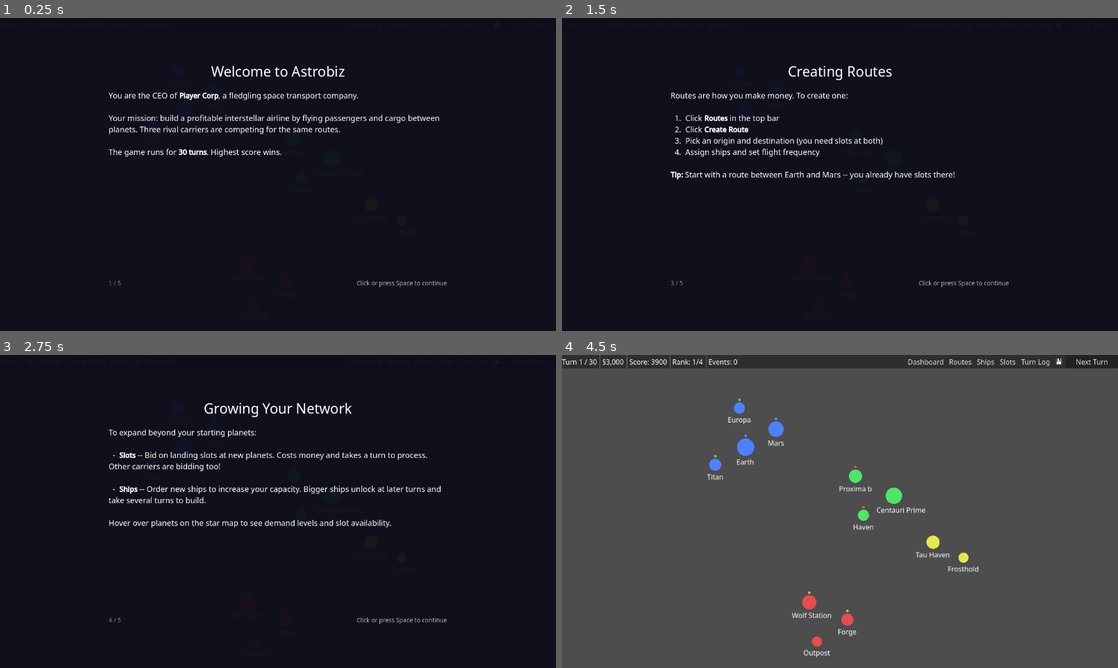
Above: before the commit, frames 1-4 (two rows, left to right).
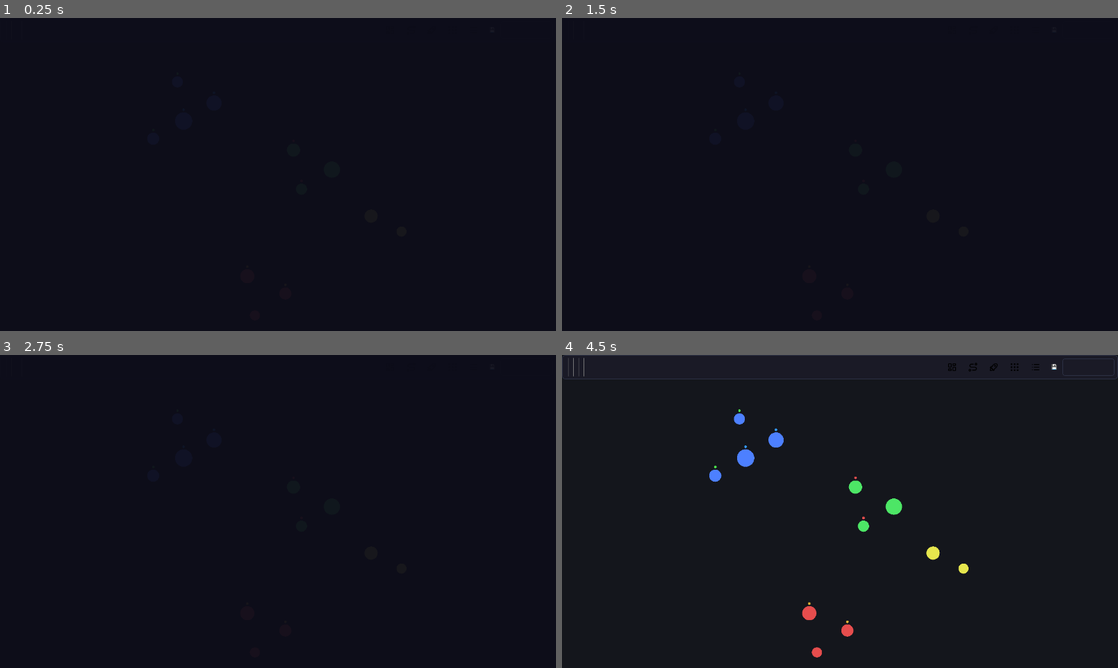
Above: after the commit, the same moments.

Repository: upta/gamedev-tv-jam-2026
Game: Godot game, scene res://bootstrap/app_root.tscn
Same seed, same stepped clock (60 frames per second), same inputs: the game is played once before the commit and once after it.
Inputs:
- Up to frame 1 (0.25 s): no input
- Up to frame 2 (1.5 s): click "Dashboard" at 0.5 s; click "Routes" at 1.25 s
- Up to frame 3 (2.75 s): click "Ships" at 2 s
- Up to frame 4 (4.5 s): click "Slots" at 2.75 s; click "Turn Log" at 3.5 s; click "Start Playing" at 4.25 s

The runs differ from the first frame. In frame 1, 2.1% of the frame differs, in the area x 19-81%, y 15-86%; in frame 2, 2.1%; in frame 3, 2.6%; in frame 4, 96%, in the area x 0-100%, y 0-100%.

Commit message:
feat(ui): implement space control room theme with custom fonts and icons
- Set background clear color to #14161C for dark space aesthetic
- Add Inter (body/data) and Space Grotesk (headings) fonts from GitHub
- Create ThemeBuilder utility class with comprehensive color palette and widget styles
- Apply theme globally in main.gd _ready()
- Add Tabler Icons (MIT) for toolbar buttons (dashboard, routes, ships, slots, turn_log)
- Update star_map hover panel to use ThemeBuilder colors
- Update project.godot to use Inter as default font

Game jam polish pass - high impact visual upgrade.

Co-authored-by: Copilot <223556219+Copilot@users.noreply.github.com>

Diff:
--- /dev/null
+++ b/src/assets/icons/grid-dots.svg
@@ -0,0 +1,27 @@
+<!--
+tags: [network, pattern, layout, grid, dots, control, operation, function, interface, management]
+category: System
+version: "1.0"
+unicode: "eaba"
+-->
+<svg
+  xmlns="http://www.w3.org/2000/svg"
+  width="24"
+  height="24"
+  viewBox="0 0 24 24"
+  fill="none"
+  stroke="currentColor"
+  stroke-width="2"
+  stroke-linecap="round"
+  stroke-linejoin="round"
+>
+  <path d="M4 5a1 1 0 1 0 2 0a1 1 0 1 0 -2 0" />
+  <path d="M11 5a1 1 0 1 0 2 0a1 1 0 1 0 -2 0" />
+  <path d="M18 5a1 1 0 1 0 2 0a1 1 0 1 0 -2 0" />
+  <path d="M4 12a1 1 0 1 0 2 0a1 1 0 1 0 -2 0" />
+  <path d="M11 12a1 1 0 1 0 2 0a1 1 0 1 0 -2 0" />
+  <path d="M18 12a1 1 0 1 0 2 0a1 1 0 1 0 -2 0" />
+  <path d="M4 19a1 1 0 1 0 2 0a1 1 0 1 0 -2 0" />
+  <path d="M11 19a1 1 0 1 0 2 0a1 1 0 1 0 -2 0" />
+  <path d="M18 19a1 1 0 1 0 2 0a1 1 0 1 0 -2 0" />
+</svg>
--- /dev/null
+++ b/src/assets/icons/layout-dashboard.svg
@@ -0,0 +1,22 @@
+<!--
+tags: [grid, view, display, page, masonry, layout, dashboard, creative, artistic, visual]
+category: Design
+version: "1.55"
+unicode: "f02c"
+-->
+<svg
+  xmlns="http://www.w3.org/2000/svg"
+  width="24"
+  height="24"
+  viewBox="0 0 24 24"
+  fill="none"
+  stroke="currentColor"
+  stroke-width="2"
+  stroke-linecap="round"
+  stroke-linejoin="round"
+>
+  <path d="M5 4h4a1 1 0 0 1 1 1v6a1 1 0 0 1 -1 1h-4a1 1 0 0 1 -1 -1v-6a1 1 0 0 1 1 -1" />
+  <path d="M5 16h4a1 1 0 0 1 1 1v2a1 1 0 0 1 -1 1h-4a1 1 0 0 1 -1 -1v-2a1 1 0 0 1 1 -1" />
+  <path d="M15 12h4a1 1 0 0 1 1 1v6a1 1 0 0 1 -1 1h-4a1 1 0 0 1 -1 -1v-6a1 1 0 0 1 1 -1" />
+  <path d="M15 4h4a1 1 0 0 1 1 1v2a1 1 0 0 1 -1 1h-4a1 1 0 0 1 -1 -1v-2a1 1 0 0 1 1 -1" />
+</svg>
--- /dev/null
+++ b/src/assets/icons/list.svg
@@ -0,0 +1,24 @@
+<!--
+tags: [task, unordered, bullets, agenda, shopping, list, typography, writing, font, character]
+category: Text
+version: "1.2"
+unicode: "eb6b"
+-->
+<svg
+  xmlns="http://www.w3.org/2000/svg"
+  width="24"
+  height="24"
+  viewBox="0 0 24 24"
+  fill="none"
+  stroke="currentColor"
+  stroke-width="2"
+  stroke-linecap="round"
+  stroke-linejoin="round"
+>
+  <path d="M9 6l11 0" />
+  <path d="M9 12l11 0" />
+  <path d="M9 18l11 0" />
+  <path d="M5 6l0 .01" />
+  <path d="M5 12l0 .01" />
+  <path d="M5 18l0 .01" />
+</svg>
--- /dev/null
+++ b/src/assets/icons/rocket.svg
@@ -0,0 +1,21 @@
+<!--
+tags: [universe, galaxy, space, journey, discover, extraterrestrial, spaceship, rocket, location, navigation]
+category: Map
+version: "1.11"
+unicode: "ec45"
+-->
+<svg
+  xmlns="http://www.w3.org/2000/svg"
+  width="24"
+  height="24"
+  viewBox="0 0 24 24"
+  fill="none"
+  stroke="currentColor"
+  stroke-width="2"
+  stroke-linecap="round"
+  stroke-linejoin="round"
+>
+  <path d="M4 13a8 8 0 0 1 7 7a6 6 0 0 0 3 -5a9 9 0 0 0 6 -8a3 3 0 0 0 -3 -3a9 9 0 0 0 -8 6a6 6 0 0 0 -5 3" />
+  <path d="M7 14a6 6 0 0 0 -3 6a6 6 0 0 0 6 -3" />
+  <path d="M14 9a1 1 0 1 0 2 0a1 1 0 1 0 -2 0" />
+</svg>
--- /dev/null
+++ b/src/assets/icons/route.svg
@@ -0,0 +1,21 @@
+<!--
+tags: [path, journey, direction, trail, navigate, travel, way, road, travel-route, route-way]
+category: Map
+version: "1.0"
+unicode: "eb17"
+-->
+<svg
+  xmlns="http://www.w3.org/2000/svg"
+  width="24"
+  height="24"
+  viewBox="0 0 24 24"
+  fill="none"
+  stroke="currentColor"
+  stroke-width="2"
+  stroke-linecap="round"
+  stroke-linejoin="round"
+>
+  <path d="M3 19a2 2 0 1 0 4 0a2 2 0 0 0 -4 0" />
+  <path d="M19 7a2 2 0 1 0 0 -4a2 2 0 0 0 0 4" />
+  <path d="M11 19h5.5a3.5 3.5 0 0 0 0 -7h-8a3.5 3.5 0 0 1 0 -7h4.5" />
+</svg>
--- a/src/game/main.gd
+++ b/src/game/main.gd
@@ -26,6 +26,7 @@
 
 
 func _ready() -> void:
+	theme = ThemeBuilder.build_theme()
 	_player_controller = PlayerController.new()
 	_session = GameSetup.create_player_session(_player_controller)
 	_player_controller.bind_carrier(
--- a/src/game/ui/star_map/star_map.gd
+++ b/src/game/ui/star_map/star_map.gd
@@ -290,10 +290,10 @@
 	_hover_panel.mouse_filter = Control.MOUSE_FILTER_IGNORE
 
 	var style := StyleBoxFlat.new()
-	style.bg_color = Color(0.1, 0.1, 0.15, 0.92)
-	style.border_color = Color(0.4, 0.4, 0.5, 0.6)
+	style.bg_color = ThemeBuilder.SURFACE
+	style.border_color = ThemeBuilder.BORDER
 	style.set_border_width_all(1)
-	style.set_corner_radius_all(4)
+	style.set_corner_radius_all(6)
 	style.set_content_margin_all(8)
 	_hover_panel.add_theme_stylebox_override("panel", style)
 
--- /dev/null
+++ b/src/game/ui/theme_builder.gd
@@ -0,0 +1,83 @@
+class_name ThemeBuilder
+extends RefCounted
+
+# Color palette - Space Control Room aesthetic
+const SURFACE := Color(0.102, 0.102, 0.149)       # #1A1A26
+const MODAL_SURFACE := Color(0.125, 0.141, 0.212)  # #202436
+const TOP_BAR_BG := Color(0.090, 0.106, 0.149)     # #171B26
+const BORDER := Color(0.204, 0.231, 0.322)         # #343B52
+const TEXT := Color(0.910, 0.933, 0.969)            # #E8EEF7
+const MUTED := Color(0.588, 0.639, 0.722)          # #96A3B8
+const ACCENT := Color(0.431, 0.784, 1.0)           # #6EC8FF
+const POSITIVE := Color(0.404, 0.851, 0.549)       # #67D98C
+const NEGATIVE := Color(1.0, 0.420, 0.420)         # #FF6B6B
+const WARNING := Color(1.0, 0.784, 0.341)          # #FFC857
+const CLEAR_COLOR := Color(0.078, 0.086, 0.11)     # #14161C
+
+static func build_theme() -> Theme:
+	var theme := Theme.new()
+
+	# Load fonts
+	var font_regular = load("res://assets/fonts/Inter-Regular.ttf") as Font
+	var font_bold = load("res://assets/fonts/Inter-Bold.ttf") as Font
+	var font_heading = load("res://assets/fonts/SpaceGrotesk-Bold.ttf") as Font
+
+	# Default font
+	if font_regular:
+		theme.default_font = font_regular
+	theme.default_font_size = 14
+
+	# --- Label ---
+	theme.set_color("font_color", "Label", TEXT)
+	theme.set_font_size("font_size", "Label", 14)
+
+	# --- Button ---
+	var btn_normal := _flat_style(SURFACE, BORDER, 6)
+	var btn_hover := _flat_style(SURFACE.lightened(0.1), ACCENT, 6)
+	var btn_pressed := _flat_style(ACCENT.darkened(0.3), ACCENT, 6)
+	var btn_disabled := _flat_style(SURFACE.darkened(0.2), BORDER.darkened(0.3), 6)
+	theme.set_stylebox("normal", "Button", btn_normal)
+	theme.set_stylebox("hover", "Button", btn_hover)
+	theme.set_stylebox("pressed", "Button", btn_pressed)
+	theme.set_stylebox("disabled", "Button", btn_disabled)
+	theme.set_color("font_color", "Button", TEXT)
+	theme.set_color("font_hover_color", "Button", ACCENT)
+	theme.set_color("font_pressed_color", "Button", TEXT)
+	theme.set_color("font_disabled_color", "Button", MUTED.darkened(0.3))
+
+	# --- PanelContainer ---
+	var panel_style := _flat_style(SURFACE, BORDER, 8)
+	theme.set_stylebox("panel", "PanelContainer", panel_style)
+
+	# --- ScrollContainer / ScrollBar ---
+	var scroll_bg := _flat_style(SURFACE.darkened(0.1), Color.TRANSPARENT, 4)
+	var scroll_grabber := _flat_style(BORDER, Color.TRANSPARENT, 4)
+	var scroll_grabber_hover := _flat_style(ACCENT.darkened(0.2), Color.TRANSPARENT, 4)
+	theme.set_stylebox("scroll", "VScrollBar", scroll_bg)
+	theme.set_stylebox("grabber", "VScrollBar", scroll_grabber)
+	theme.set_stylebox("grabber_highlight", "VScrollBar", scroll_grabber_hover)
+	theme.set_stylebox("grabber_pressed", "VScrollBar", scroll_grabber_hover)
+
+	# --- HSeparator ---
+	var sep_style := StyleBoxFlat.new()
+	sep_style.bg_color = BORDER
+	sep_style.set_content_margin_all(0)
+	sep_style.content_margin_top = 4
+	sep_style.content_margin_bottom = 4
+	theme.set_stylebox("separator", "HSeparator", sep_style)
+	theme.set_constant("separation", "HSeparator", 1)
+
+	# --- RichTextLabel ---
+	theme.set_color("default_color", "RichTextLabel", TEXT)
+
+	return theme
+
+
+static func _flat_style(bg: Color, border: Color, radius: int) -> StyleBoxFlat:
+	var style := StyleBoxFlat.new()
+	style.bg_color = bg
+	style.border_color = border
+	style.set_border_width_all(1)
+	style.set_corner_radius_all(radius)
+	style.set_content_margin_all(8)
+	return style
--- a/src/game/ui/top_bar.gd
+++ b/src/game/ui/top_bar.gd
@@ -6,11 +6,11 @@
 signal debug_save_pressed()
 
 const TOOLBAR_BUTTONS: Array[Array] = [
-	["Dashboard", "dashboard"],
-	["Routes", "routes"],
-	["Ships", "ships"],
-	["Slots", "slots"],
-	["Turn Log", "turn_log"],
+	["Dashboard", "dashboard", "res://assets/icons/layout-dashboard.svg"],
+	["Routes", "routes", "res://assets/icons/route.svg"],
+	["Ships", "ships", "res://assets/icons/rocket.svg"],
+	["Slots", "slots", "res://assets/icons/grid-dots.svg"],
+	["Turn Log", "turn_log", "res://assets/icons/list.svg"],
 ]
 
 @onready var _turn_label: Label = %TurnLabel
@@ -37,9 +37,13 @@
 	for entry: Array in TOOLBAR_BUTTONS:
 		var label: String = entry[0]
 		var modal_name: String = entry[1]
+		var icon_path: String = entry[2]
 		var button := Button.new()
 		button.text = label
 		button.flat = true
+		var icon := load(icon_path) as Texture2D
+		if icon:
+			button.icon = icon
 		button.pressed.connect(_on_toolbar_button_pressed.bind(modal_name))
 		_toolbar_container.add_child(button)
 		_toolbar_buttons[modal_name] = button
--- a/src/project.godot
+++ b/src/project.godot
@@ -29,4 +29,8 @@
 
 [gui]
 
-theme/custom_font="res://assets/fonts/NotoSans-Regular.ttf"
+theme/custom_font="res://assets/fonts/Inter-Regular.ttf"
+
+[rendering]
+
+environment/defaults/default_clear_color=Color(0.078, 0.086, 0.11, 1)
Binary file added: src/assets/fonts/Inter-Bold.ttf
Binary file added: src/assets/fonts/Inter-Regular.ttf
Binary file added: src/assets/fonts/SpaceGrotesk-Bold.ttf
